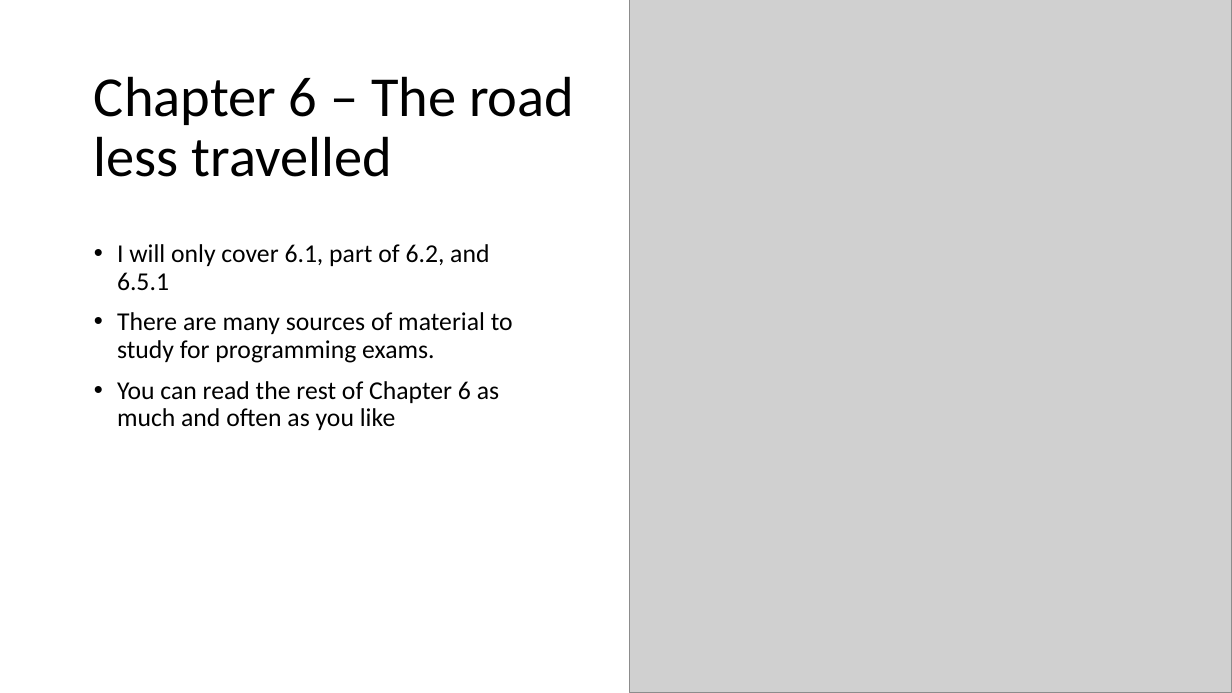
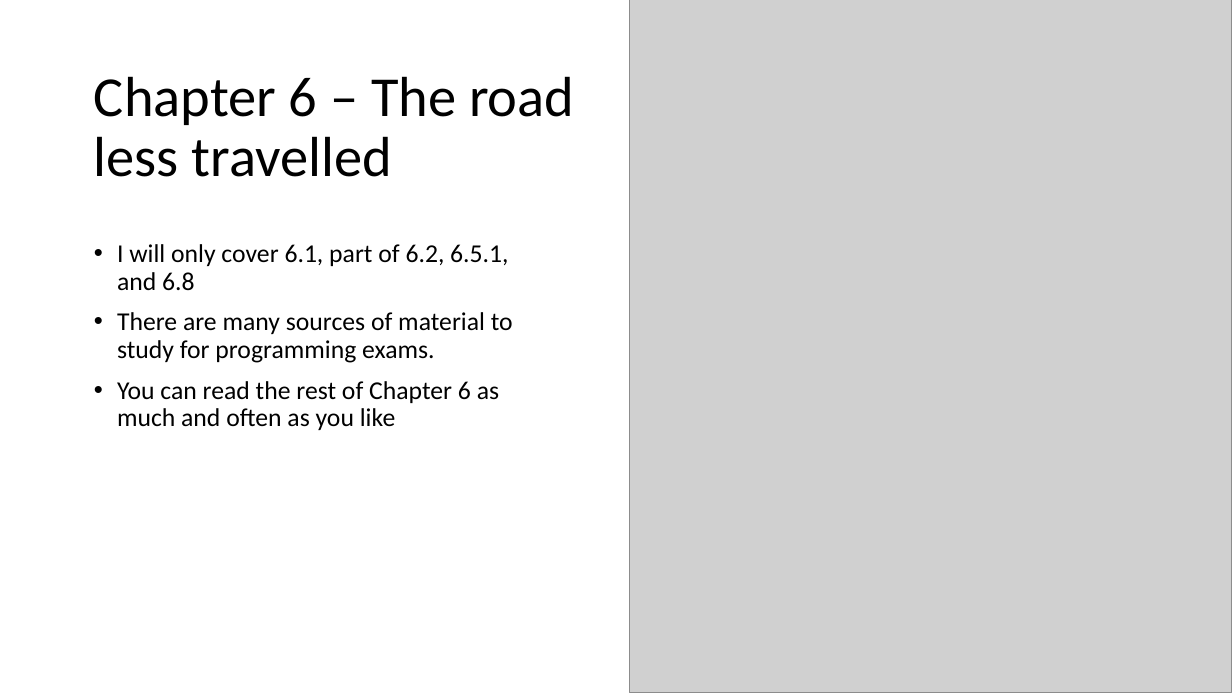
Before and after one commit to csev/cc4e, a slide deck: slide 6 of lectures/KR-6.pptx. Drawn at 1232x693 pixels with LibreOffice and Linux fonts; fonts in the diff are those of the drawing; grey boxes stand for pictures. Boxes give left, top, right and bottom in pixels: in the first picture for what was removed or moved away, otherwise in the second. Text is boxed around its words. In the diff, an @@ line names an element or a change of style, - is before the commit and + after.

```diff
--- a/lectures/KR-6.pptx
+++ b/lectures/KR-6.pptx
@@ text at [117, 244, 508, 291]: text changed @@
-• I will only cover 6.1, part of 6.2, and 6.5.1
+• I will only cover 6.1, part of 6.2, 6.5.1, and 6.8
```
Also in this commit, not shown: 1 other slide changed, 5 other files.
